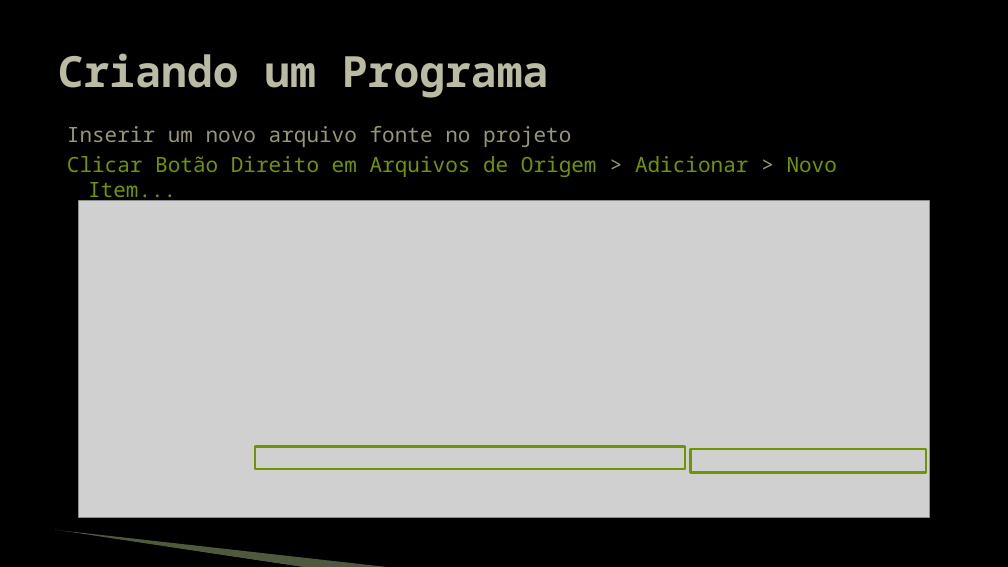
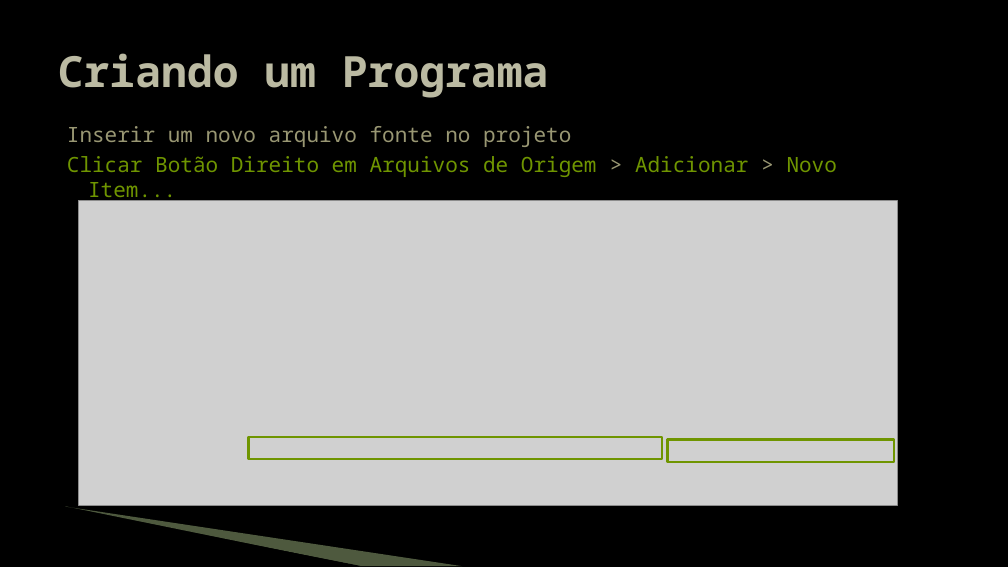
Before and after one commit to JudsonSS/Jogos, a slide deck: slide 16 of Slides/01. Programação Windows.pptx. Drawn at 1008x567 pixels with LibreOffice and Linux fonts; fonts in the diff are those of the drawing; grey boxes stand for pictures; background and template pictures are left out. Boxes give left, top, right and bottom in pixels: in the first picture for what was removed or moved away, otherwise in the second. Text is boxed around its words. In the diff, an @@ line names an element or a change of style, - is before the commit and + after.

```diff
--- a/Slides/01. Programação Windows.pptx
+++ b/Slides/01. Programação Windows.pptx
@@ picture: place and size @@
-picture at <box>79,201,929,518</box>
+picture at <box>79,201,897,506</box>
@@ rectangle: place and size @@
-rectangle at <box>256,447,686,470</box>
+rectangle at <box>249,437,662,459</box>
@@ rectangle: place and size @@
-rectangle at <box>691,449,926,473</box>
+rectangle at <box>668,439,895,462</box>
@@ freeform shape: place and size @@
-freeform shape at <box>54,531,306,567</box>
+freeform shape at <box>64,508,360,566</box>
@@ freeform shape: place and size @@
-freeform shape at <box>55,530,393,567</box>
+freeform shape at <box>66,507,463,566</box>
```
Also in this commit, not shown: 43 other slides changed, 1 other file.
